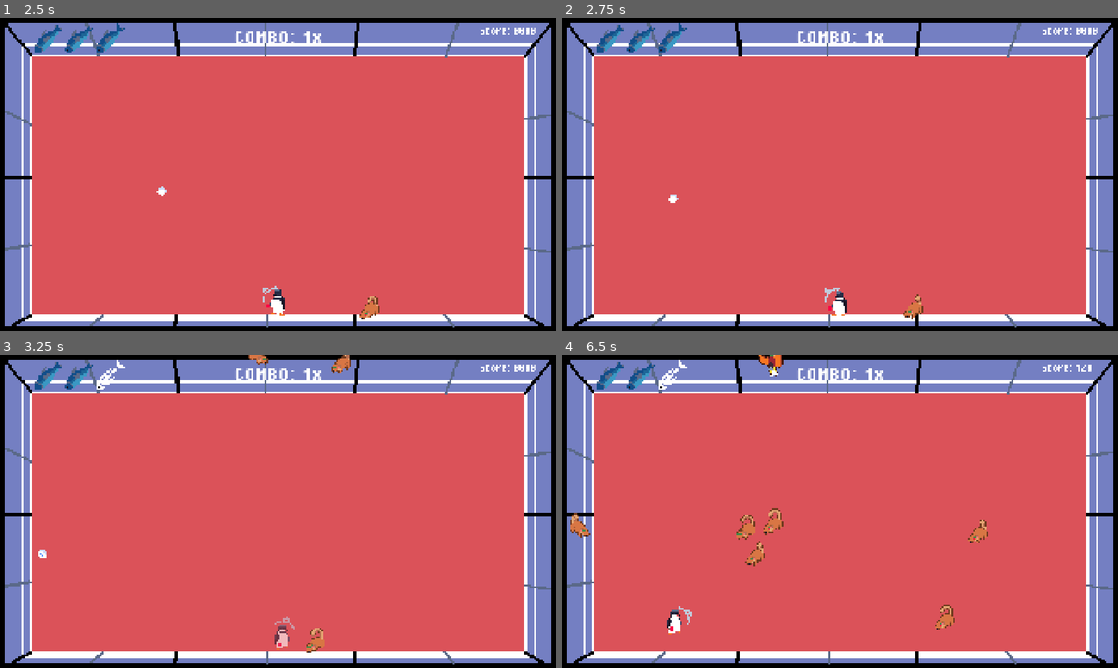
Above: before the commit, frames 1-4 (two rows, left to right).
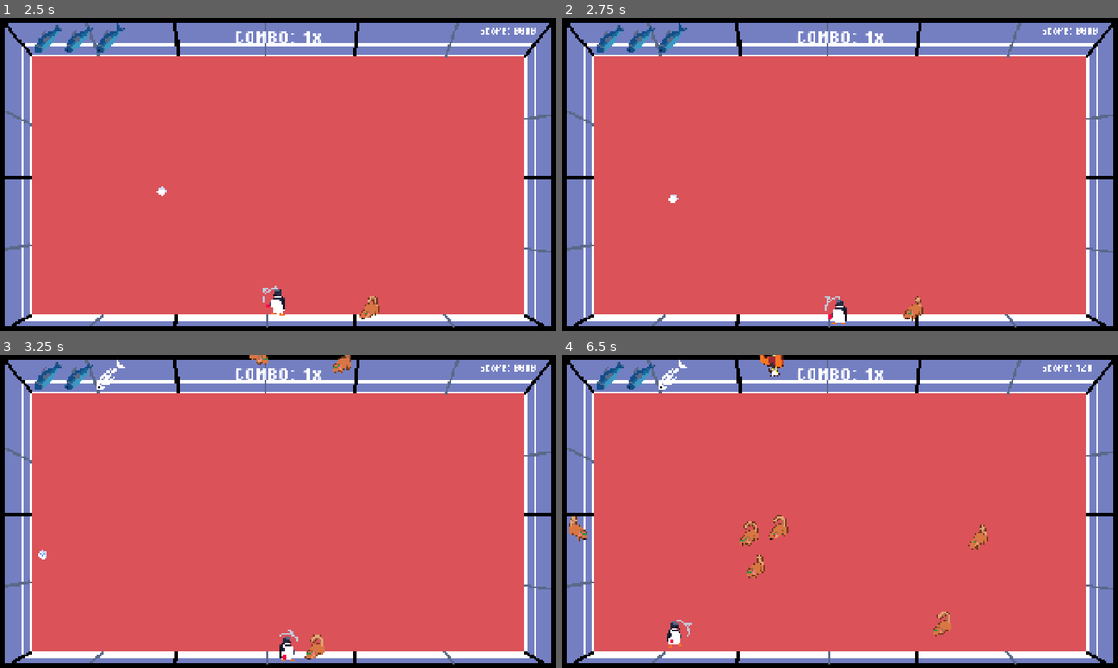
Above: after the commit, the same moments.

Repository: NicholasNg380/PING
Game: Godot game, scene res://scenes/mainScenes/start_screen.tscn
Two runs of this game, one before a commit and one after it. Both use one fixed random seed, a clock stepped at 60 frames per second and the inputs below. The engine's default icon, where the game draws it, is replaced by a stand-in: a white triangle on a blue panel in a dark square. Sound files missing from this copy of the repository are replaced by a short silence.
Inputs (mouse positions are in pixels of both pictures, inside the frame that each line leads up to):
- Up to frame 1 (2.5 s): tap Enter at 0.5 s; move the mouse to (400, 158) at 0.52 s; hold D (right) 0.53-1.25 s; tap Space (hit) at 0.6, 2 s; click (289, 215) at 1.25 s; move the mouse to (166, 190) at 2.02 s; hold S (down) from 2.03 s (still down); tap Shift (shift) at 2.1 s
- Up to frame 2 (2.75 s): keep holding S (down)
- Up to frame 3 (3.25 s): move the mouse to (333, 442) at 2.77 s; release S (down) at 2.78 s; hold D (right) from 2.78 s (still down); tap 1 at 2.85 s
- Up to frame 4 (6.5 s): move the mouse to (812, 574) at 3.52 s; release D (right) at 3.53 s; hold W (up) 3.53-4.28 s; tap one key every 0.75 s from 3.6 s: 2 3 4 5; move the mouse to (1006, 558) at 4.27 s; hold A (left) 4.28-5.78 s; move the mouse to (673, 464) at 5.02 s; move the mouse to (867, 511) at 5.77 s; hold S (down) from 5.78 s (still down)

Frame 1 is identical in both runs. In frame 2, 0.3% of the frame differs, in the area x 47-65%, y 86-98%; in frame 3, 0.6%; in frame 4, 1.7%, in the area x 1-77%, y 0-94%.

Commit message:
player hitbox down

Diff:
--- a/scenes/mainScenes/Game.tscn
+++ b/scenes/mainScenes/Game.tscn
@@ -186,6 +186,7 @@
 volume_db = -10.0
 autoplay = true
 bus = &"Music"
+parameters/looping = true
 
 [node name="AnimationPlayer" type="AnimationPlayer" parent="." unique_id=820482349]
 libraries/ = SubResource("AnimationLibrary_awoay")
--- a/scenes/objects/Player.tscn
+++ b/scenes/objects/Player.tscn
@@ -247,7 +247,7 @@
 }]
 
 [sub_resource type="RectangleShape2D" id="RectangleShape2D_xhfnw"]
-size = Vector2(82.5, 100.75)
+size = Vector2(41.25, 39.906166)
 
 [sub_resource type="Animation" id="Animation_ubpv3"]
 length = 0.001
@@ -298,6 +298,8 @@
 animation = &"new_animation"
 
 [node name="CollisionShape2D" type="CollisionShape2D" parent="." unique_id=435689060]
+position = Vector2(2.25, 7.6432905)
+scale = Vector2(0.4026323, 0.6837686)
 shape = SubResource("RectangleShape2D_xhfnw")
 
 [node name="Paddle" parent="." unique_id=1252679974 groups=["Parry_Area"] instance=ExtResource("3_3li8b")]
@@ -309,6 +311,8 @@
 collision_mask = 11
 
 [node name="CollisionShape2D" type="CollisionShape2D" parent="Area2D" unique_id=1760170888]
+position = Vector2(3.625, 1)
+scale = Vector2(1.0017754, 0.5630158)
 shape = SubResource("RectangleShape2D_xhfnw")
 
 [node name="Ball" parent="." unique_id=305474800 instance=ExtResource("4_mdl7e")]
--- a/scripts/controllers/game_controller.gd
+++ b/scripts/controllers/game_controller.gd
@@ -232,8 +232,8 @@
 	update_combo_text()
 
 func _on_player_increase_combo() -> void:
+	$AnimationPlayer.play("Combo")
 	combo += 1
-	$AnimationPlayer.play("Combo")
 	update_combo_text()
 
 func update_combo_text():
